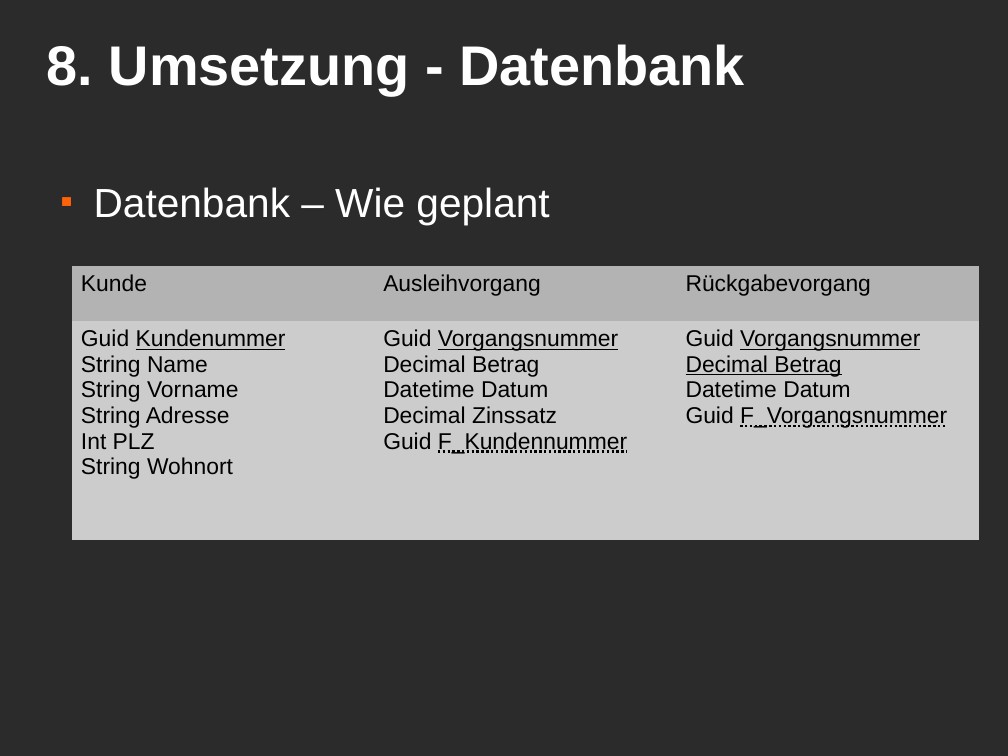
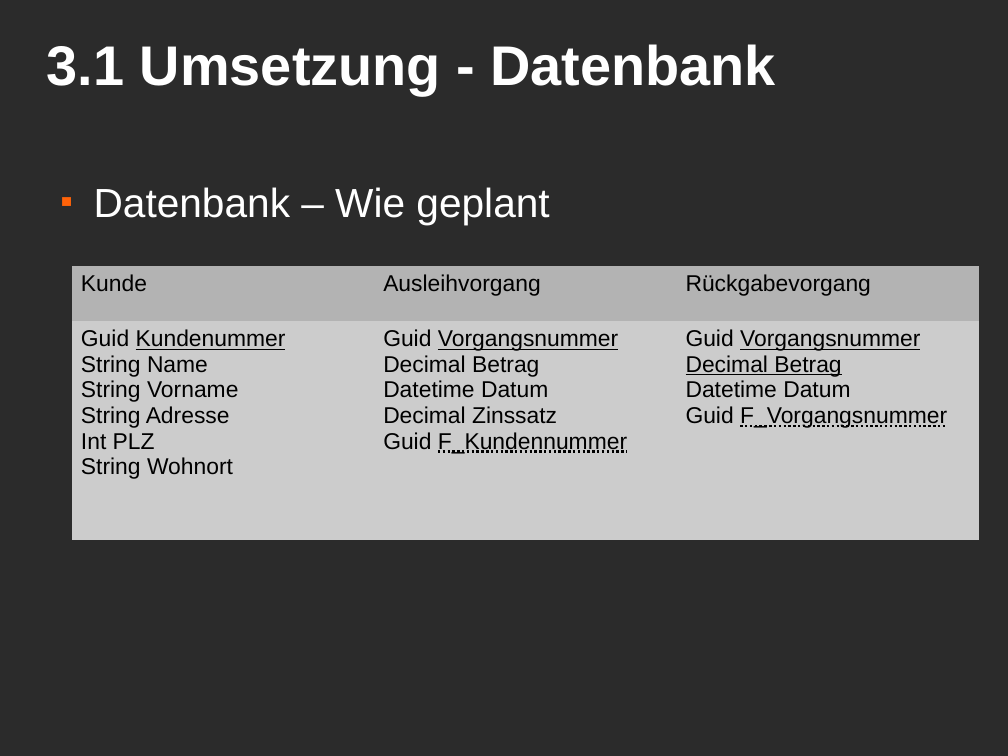
Before and after one commit to MacMuffin/Geldverleih, a slide deck: slide 11 of Geldverleih/geldverleih_präsi.odp. Drawn at 1008x756 pixels with LibreOffice and Linux fonts; fonts in the diff are those of the drawing; background and template pictures are left out; a plain dark background stands for a picture behind light text. Boxes give left, top, right and bottom in pixels: in the first picture for what was removed or moved away, otherwise in the second. Text is boxed around its words. In the diff, an @@ line names an element or a change of style, - is before the commit and + after.

```diff
--- a/Geldverleih/geldverleih_präsi.odp
+++ b/Geldverleih/geldverleih_präsi.odp
@@ title at bbox=[47, 44, 775, 95]: text changed @@
-8. Umsetzung - Datenbank
+3.1 Umsetzung - Datenbank
```
Also in this commit, not shown: 9 other slides changed, 9 other files.
